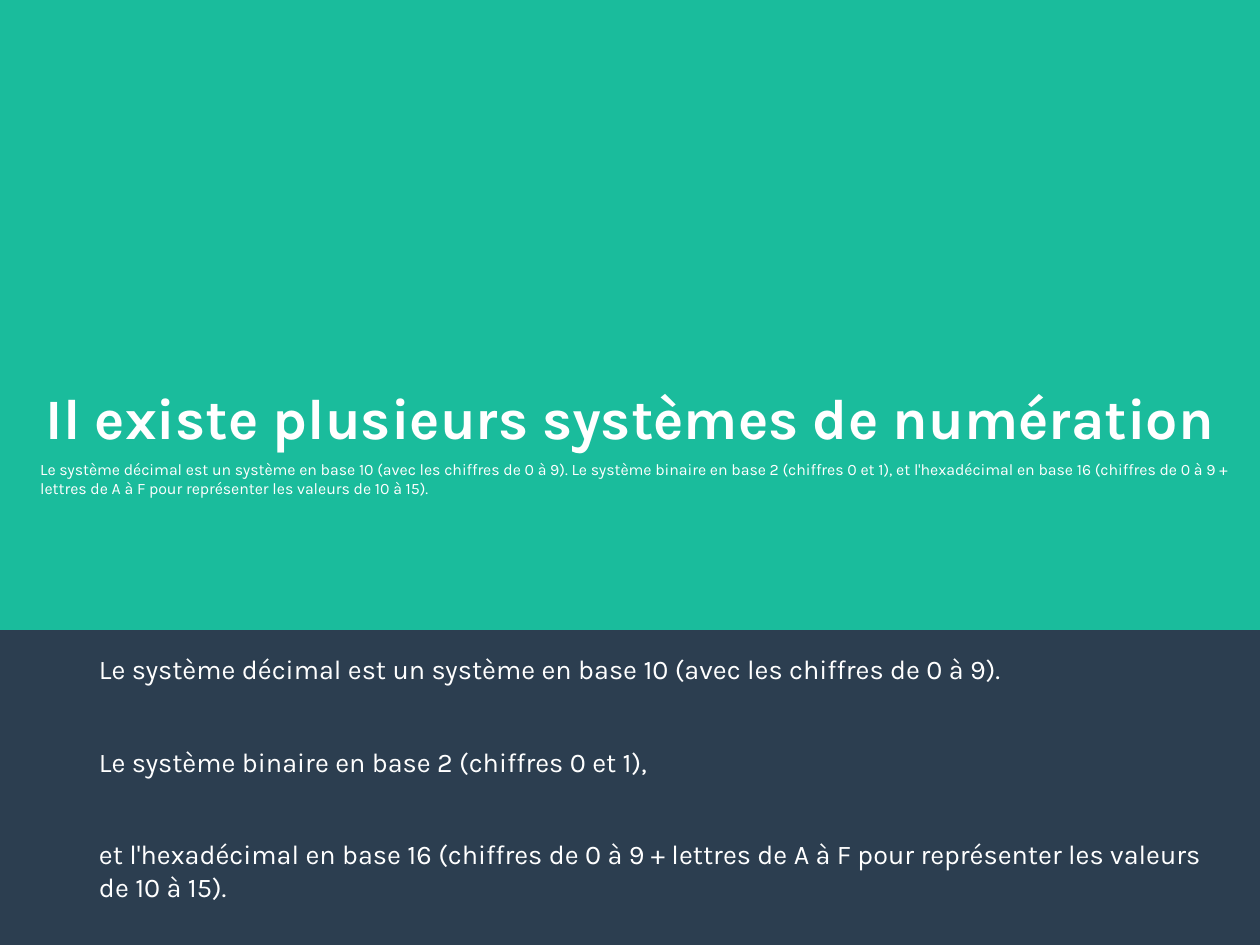
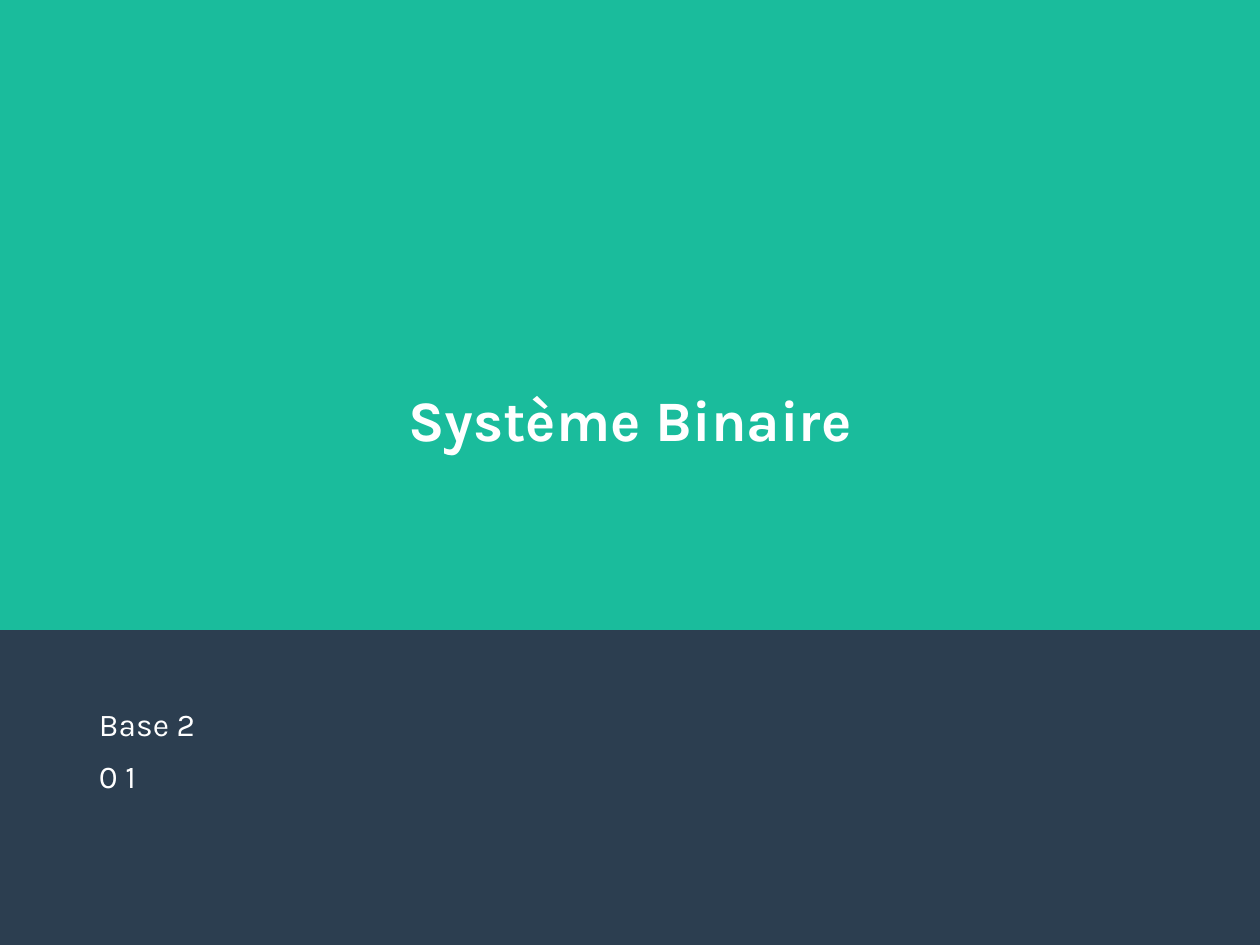
Before and after one commit to JulieMarielaure/Projet1BGE, a slide deck: slide 3 of Hexadécimal Octal.odp (slide 2 before the commit). Drawn at 1260x945 pixels with LibreOffice and Linux fonts; fonts in the diff are those of the drawing. Boxes give left, top, right and bottom in pixels: in the first picture for what was removed or moved away, otherwise in the second. Text is boxed around its words. In the diff, an @@ line names an element or a change of style, - is before the commit and + after.

```diff
--- a/Hexadécimal Octal.odp
+++ b/Hexadécimal Octal.odp
@@ title at (408,396,851,455): text changed @@
-Il existe plusieurs systèmes de numération
+Système Binaire
@@ text removed at (40,463,1215,498) @@
-Le système décimal est un système en base 10 (avec les chiffres de 0 à 9). Le système binaire en base 2 (chiffres 0 et 1), et l'hexadécimal en base 16 (chiffres de 0 à 9 + lettres de A à F pour représenter les valeurs de 10 à 15).
@@ text at (99,715,195,789): text changed; size 17 to 20 pt @@
-Le système décimal est un système en base 10 (avec les chiffres de 0 à 9).
-Le système binaire en base 2 (chiffres 0 et 1),
-et l'hexadécimal en base 16 (chiffres de 0 à 9 + lettres de A à F pour représenter les valeurs de 10 à 15).
+Base 2
+0 1
```
Also in this commit, not shown: 4 other slides changed, 9 slides added, 3 slides removed, 2 other files.
